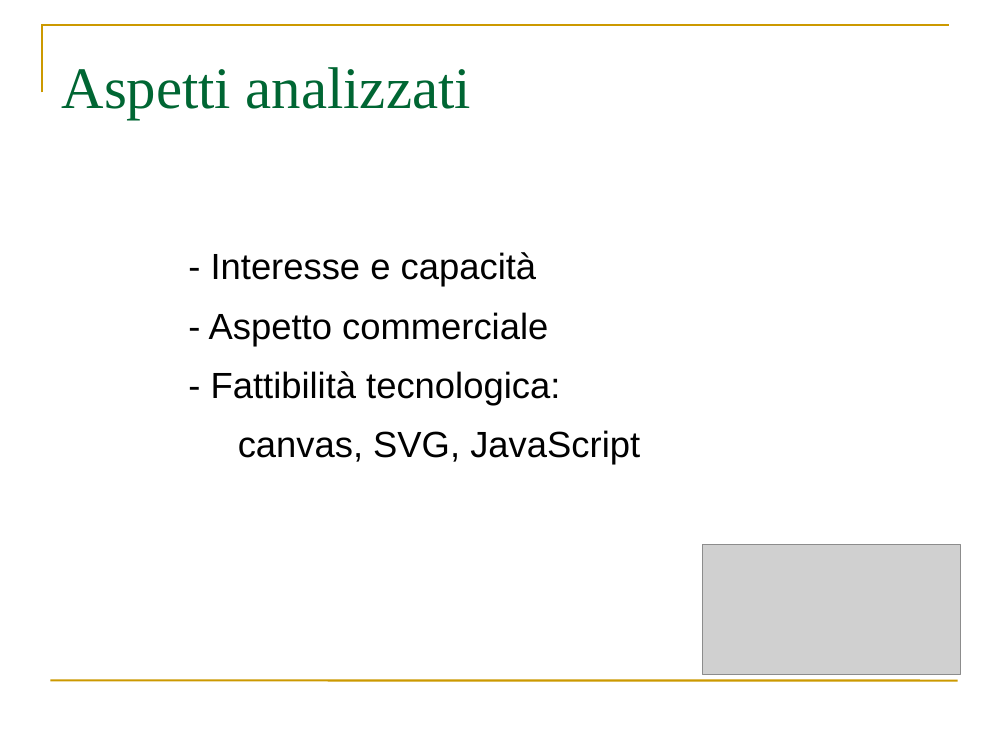
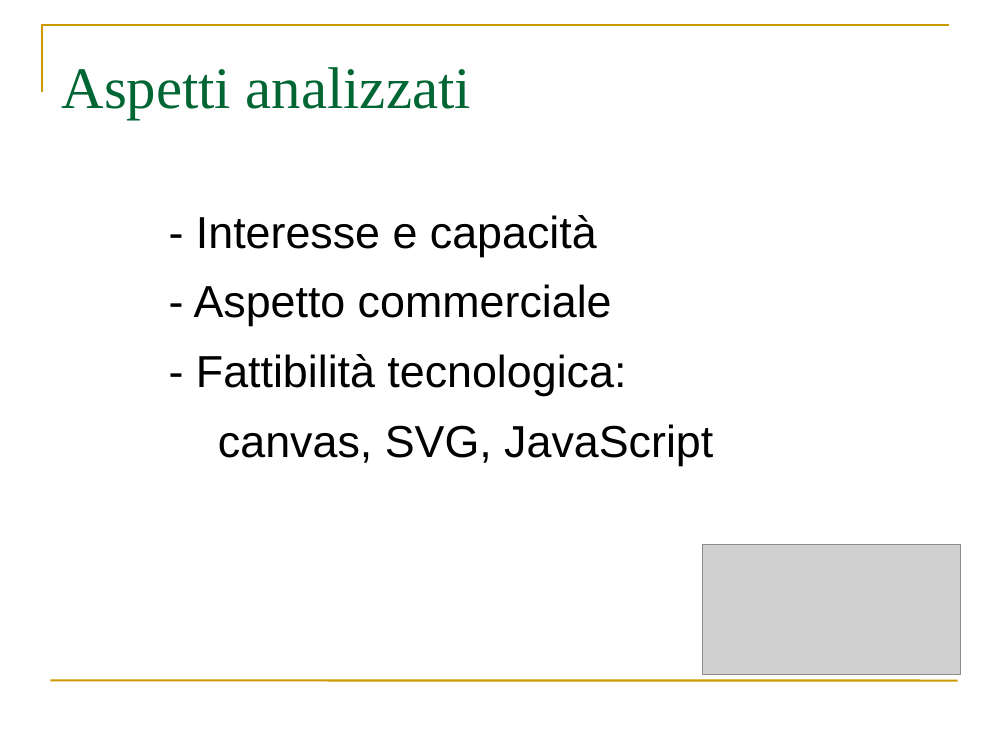
Before and after one commit to webshape/ajaxdraw, a slide deck: slide 2 of doc/PresentazioneRR/PresentazioneStudioDiFattibilita.ppt. Drawn at 1008x756 pixels with LibreOffice and Linux fonts; fonts in the diff are those of the drawing; grey boxes stand for pictures. Boxes give left, top, right and bottom in pixels: in the first picture for what was removed or moved away, otherwise in the second. Text is boxed around its words. In the diff, an @@ line names an element or a change of style, - is before the commit and + after.

```diff
--- a/doc/PresentazioneRR/PresentazioneStudioDiFattibilita.ppt
+++ b/doc/PresentazioneRR/PresentazioneStudioDiFattibilita.ppt
@@ text "- Interesse e capacità": place and size @@
-text "- Interesse e capacità" at box(209, 252, 640, 465)
+text "- Interesse e capacità" at box(194, 215, 713, 465)
@@ text "- Interesse e capacità" at box(194, 215, 713, 465): size 26 to 32 pt @@
```
Also in this commit, not shown: 2 other files.
